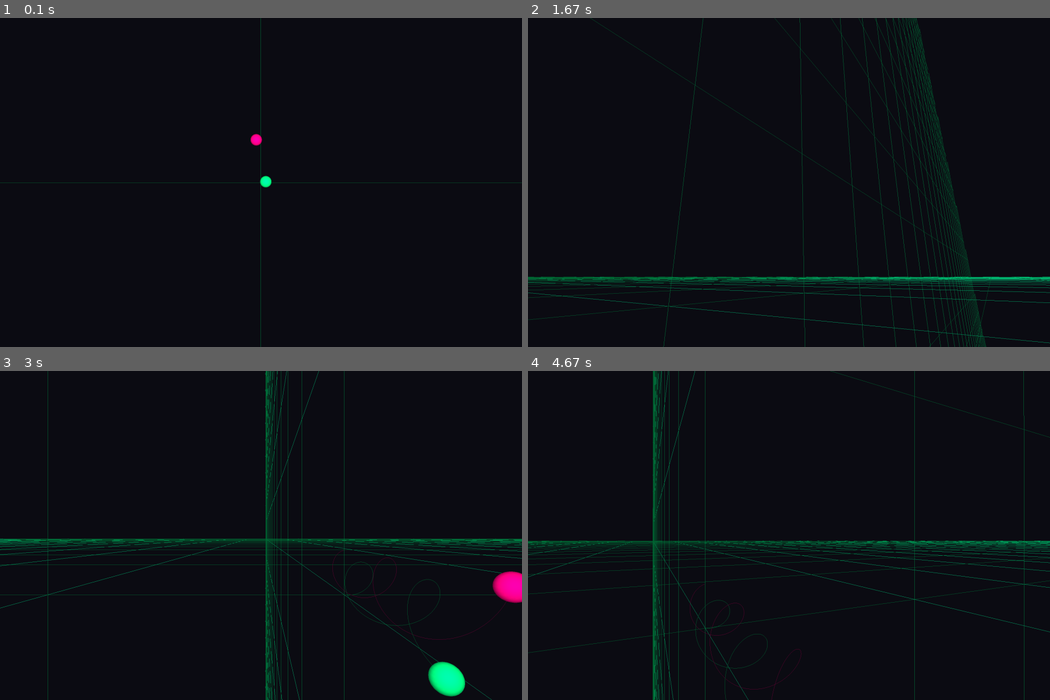
Above: before the commit, frames 1-4 (two rows, left to right).
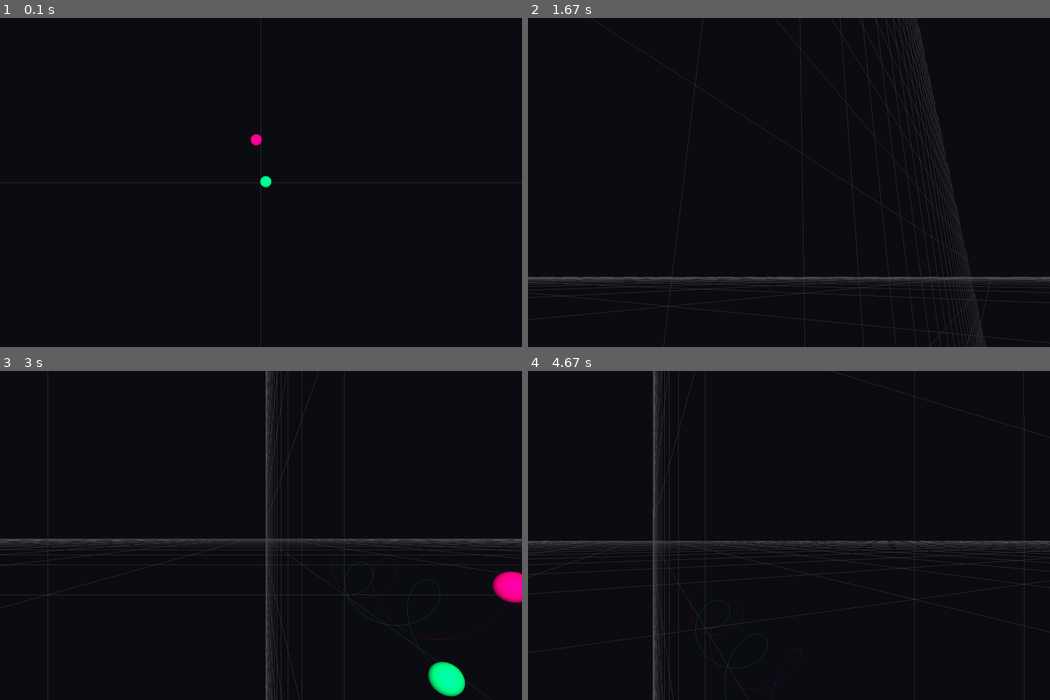
Above: after the commit, the same moments.

Repository: RJ-2911/N-BodySim
Game: pygame game, started from Programs/simWindow.py
Two runs of this game, one before a commit and one after it. Both use one fixed random seed, a clock stepped at 60 frames per second and the inputs below.
Inputs:
- Up to frame 1 (0.1 s): no input
- Up to frame 2 (1.67 s): hold Right 0.33-0.8 s; hold Up 0.83-1.13 s; hold W 0.83-1.13 s; tap Space at 0.9, 1.23, 1.53 s; hold Right 1.17-1.63 s; hold D 1.17-1.63 s
- Up to frame 3 (3 s): hold Left 1.67-2.2 s; hold A 1.67-2.2 s; tap Space at 1.73, 2.03, 2.3, 2.63, 2.93 s; hold Down 2.23-2.53 s; hold S 2.23-2.53 s; tap Shift at 2.38 s; hold Left 2.57-2.97 s; hold A 2.57-2.97 s
- Up to frame 4 (4.67 s): hold Up 3-3.37 s; hold W 3-3.37 s; tap Space at 3.07, 3.47, 3.77, 4.13, 4.53 s; hold Right 3.4-4.03 s; hold D 3.4-4.03 s; tap Shift at 3.55 s; hold Down 4.07-4.43 s; hold S 4.07-4.43 s; hold Left from 4.47 s (still down); hold A from 4.47 s (still down)

The runs differ from the first frame. In frame 1, 0.3% of the frame differs, in the area x 0-100%, y 0-100%; in frame 2, 4.5%; in frame 3, 4.4%; in frame 4, 5.1%.

Commit message:
Fixed Grid Coloring

Diff:
--- a/Programs/simWindow.py
+++ b/Programs/simWindow.py
@@ -49,6 +49,7 @@
         self.showGridZX = True
 
     def draw_grid(self, size, step):
+        glDisable(GL_LIGHTING)
         glColor3f(0.3, 0.3, 0.3)
         glBegin(GL_LINES)
 
@@ -73,6 +74,7 @@
                 glVertex3f(0, -size, i)
                 glVertex3f(0,  size, i)
         glEnd()
+        glEnable(GL_LIGHTING)
 
     def drawGL(self, spheres, camera_obj, angle):
         glClear(GL_COLOR_BUFFER_BIT | GL_DEPTH_BUFFER_BIT)
